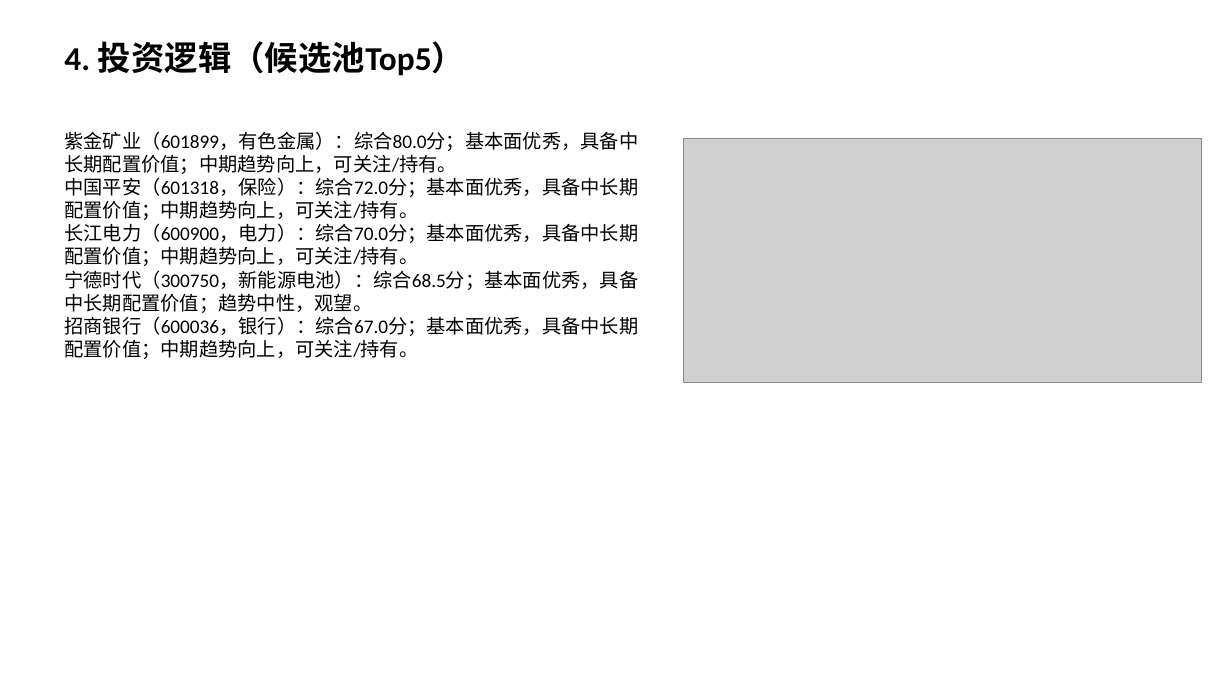
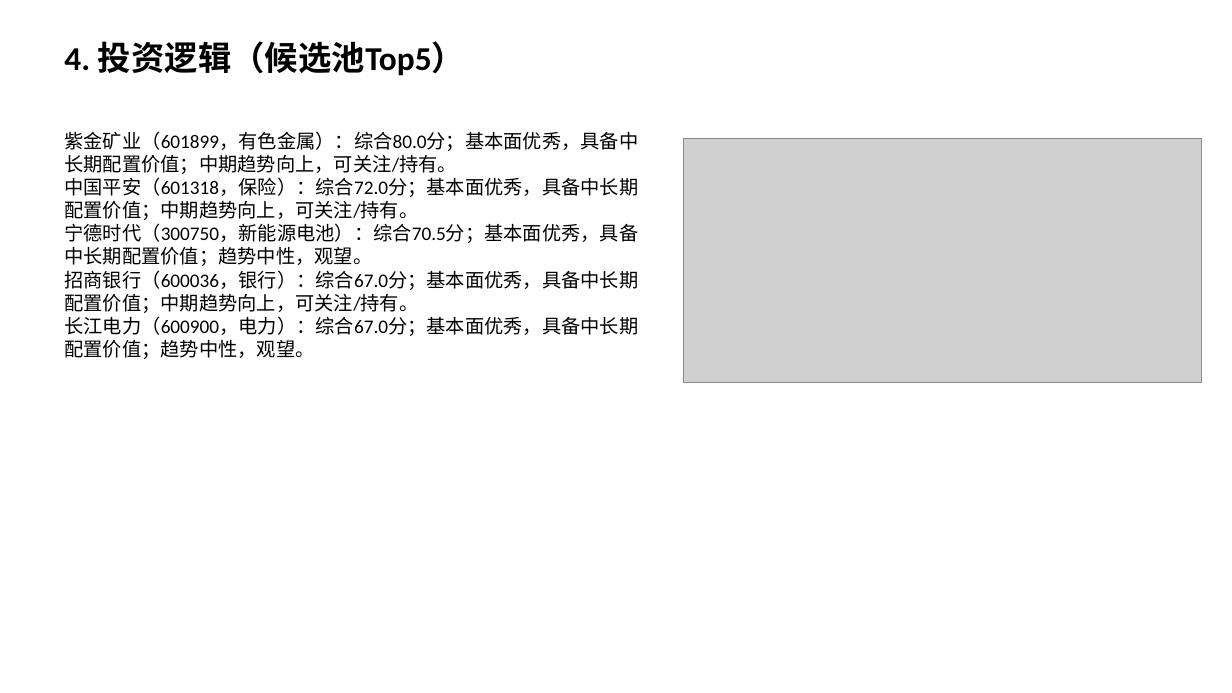
Before and after one commit to Albertdev12/pbl-workflow, a slide deck: slide 5 of outputs/12_中期路演.pptx. Drawn at 1232x693 pixels with LibreOffice and Linux fonts; fonts in the diff are those of the drawing; grey boxes stand for pictures. Boxes give left, top, right and bottom in pixels: in the first picture for what was removed or moved away, otherwise in the second. Text is boxed around its words. In the diff, an @@ line names an element or a change of style, - is before the commit and + after.

```diff
--- a/outputs/12_中期路演.pptx
+++ b/outputs/12_中期路演.pptx
@@ text at (64, 223, 638, 266): text changed @@
-长江电力（600900，电力）：综合70.0分；基本面优秀，具备中长期配置价值；中期趋势向上，可关注/持有。
-宁德时代（300750，新能源电池）：综合68.5分；基本面优秀，具备中长期配置价值；趋势中性，观望。
+宁德时代（300750，新能源电池）：综合70.5分；基本面优秀，具备中长期配置价值；趋势中性，观望。
@@ text at (64, 316, 638, 359): paragraph added @@
+长江电力（600900，电力）：综合67.0分；基本面优秀，具备中长期配置价值；趋势中性，观望。
```
Also in this commit, not shown: 2 other slides changed, 52 other files.
